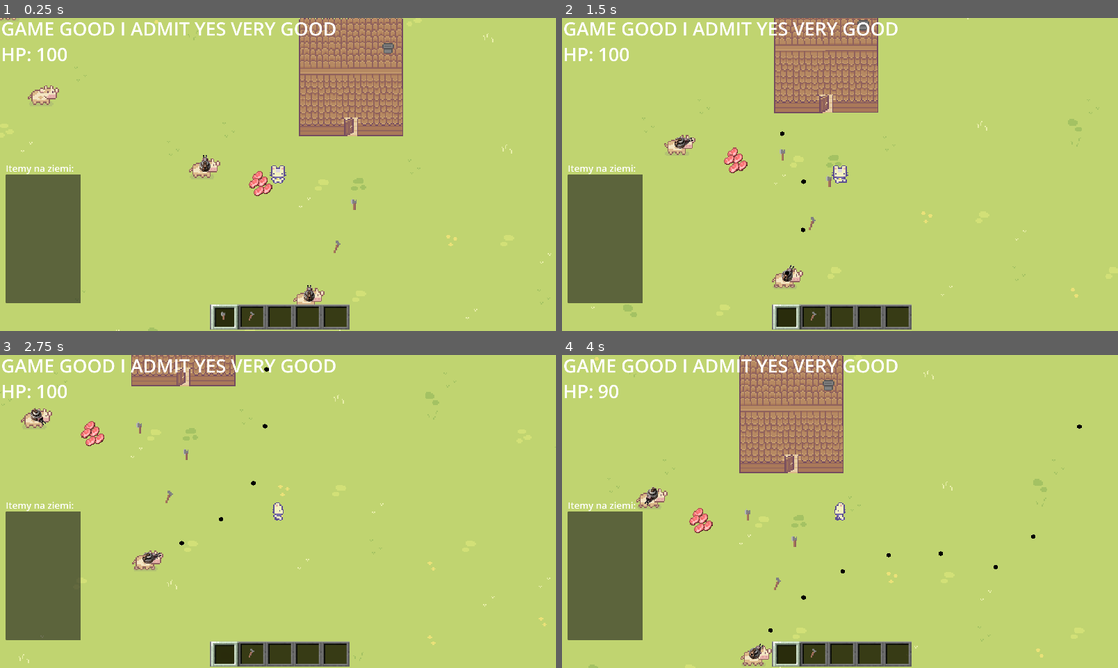
Above: before the commit, frames 1-4 (two rows, left to right).
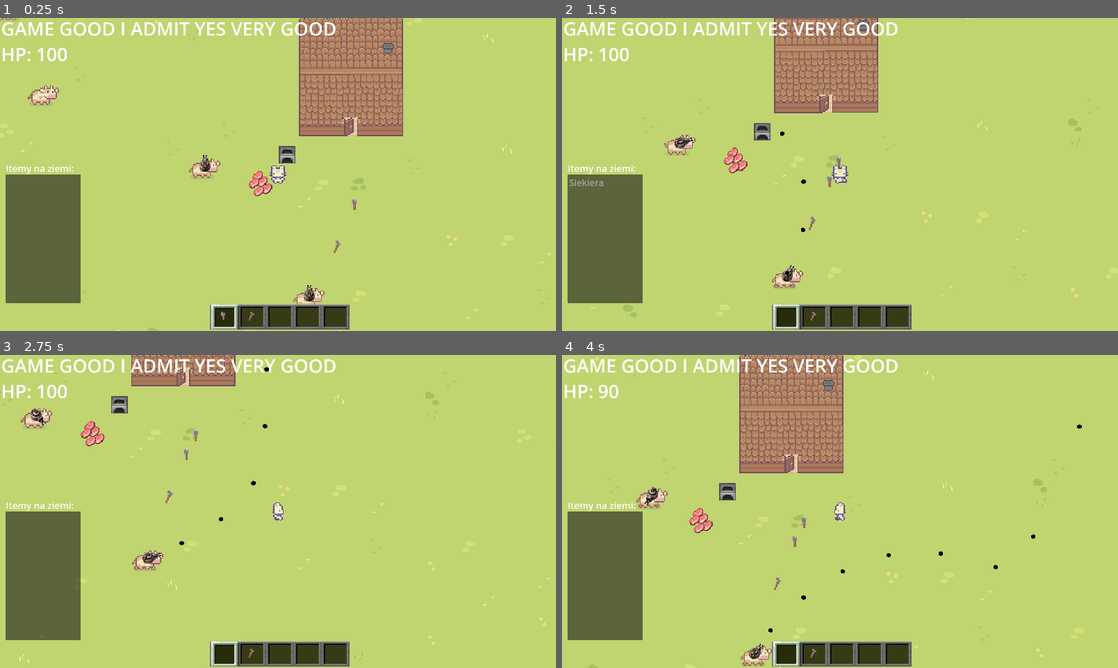
Above: after the commit, the same moments.

Repository: maciulex/First-game-in-godot
Game: Godot game, scene res://gameLevels/mainLevel/game_level.tscn
Same seed, same stepped clock (60 frames per second), same inputs: the game is played once before the commit and once after it.
Inputs:
- Up to frame 1 (0.25 s): no input
- Up to frame 2 (1.5 s): tap Enter at 0.5 s; hold D (right) 0.53-1.28 s; hold E (e) 0.53-1.28 s; tap Q (q) at 0.8, 1.35 s; hold S (down) from 1.28 s (still down)
- Up to frame 3 (2.75 s): tap E (e) at 1.55 s; release S (down) at 2.03 s; hold D (right) from 2.03 s (still down); hold E (e) from 2.03 s (still down); tap Q (q) at 2.3 s
- Up to frame 4 (4 s): release D (right) at 2.78 s; release E (e) at 2.78 s; hold W (up) 2.78-3.53 s; tap Q (q) at 2.85, 3.8 s; tap E (e) at 3.05 s; hold A (left) from 3.53 s (still down); hold Space (space) from 3.53 s (still down)

The runs differ from the first frame. In frame 1, 0.2% of the frame differs, in the area x 50-54%, y 40-47%; in frame 2, 0.3%, in the area x 1-51%, y 33-54%; in frame 3, 0.2%; in frame 4, 0.2%.

Commit message:
furnace begining, inventory next objective

Diff:
--- a/character/player.gd
+++ b/character/player.gd
@@ -61,8 +61,9 @@
 	var useAction = Input.get_action_strength("space");
 	var itemDrop = Input.get_action_strength("q");
 	var action = Input.get_action_strength("e");
-
-	if (itemDrop > 0):
+	if (action > 0):
+		actionGroup();
+	elif (itemDrop > 0):
 		dropItem();
 	if (useAction && !playerData.toolCoolDown):
 		useFromToolBar();
@@ -72,6 +73,15 @@
 	velocity = input_direction * movement_speed;
 	update_animation("movement",input_direction)
 	move_and_slide();
+
+func actionGroup():
+	var object = getColliderFromVector(playerData.lookingDirection);
+	if (object == null):
+		return;
+	if "PrimaryName" in object:
+		match object.PrimaryName:
+			"Furnace":
+				print("fururu")
 
 
 func animationForWalkOrIdle(move_input : Vector2):
@@ -143,7 +153,7 @@
 func useFromToolBar():
 	if playerData.toolbarItems[playerData.equipedTool] == null:
 		return;
-	match playerData.toolbarItems[playerData.equipedTool].get("Item_type"):
+	match playerData.toolbarItems[playerData.equipedTool].Item_type:
 		playerData.globals.itemType.tool:
 			useTool();
 		playerData.globals.itemType.item:
@@ -152,7 +162,7 @@
 func useItem():
 	$Timer.start(itemCoolDownTime);
 	playerData.toolCoolDown = true;
-	match playerData.toolbarItems[playerData.equipedTool].get("Item_id"):
+	match playerData.toolbarItems[playerData.equipedTool].Item_id:
 		playerData.globals.items.Porkchop:
 			pass;
 	pass;
@@ -160,7 +170,7 @@
 func useTool():
 	$Timer.start(toolCoolDownTime);
 	playerData.toolCoolDown = true;
-	match playerData.toolbarItems[playerData.equipedTool].get("Item_id"):
+	match playerData.toolbarItems[playerData.equipedTool].Item_id:
 		playerData.globals.items.Axe:
 			blockPlayerMovement();
 			update_animation("toolUse", Vector2.ZERO);
--- a/gameLevels/mainLevel/game_level.tscn
+++ b/gameLevels/mainLevel/game_level.tscn
@@ -14,6 +14,7 @@
 [ext_resource type="PackedScene" uid="uid://bxfa1ad3u6xv7" path="res://utils/porkchop/porkchop.tscn" id="12_bplcg"]
 [ext_resource type="PackedScene" uid="uid://6t4yqhuac60b" path="res://utils/tools/axe/axe.tscn" id="13_bct88"]
 [ext_resource type="PackedScene" uid="uid://b3hlfdicn6pmq" path="res://utils/tools/hoe/hoe.tscn" id="14_tnovc"]
+[ext_resource type="PackedScene" uid="uid://v163y6wi8556" path="res://utils/furniture/furnace/furnace.tscn" id="15_2yh8w"]
 
 [sub_resource type="TileSetAtlasSource" id="TileSetAtlasSource_7y6o0"]
 texture = ExtResource("3_pdlpj")
@@ -809,3 +810,6 @@
 [node name="cowArmed2" parent="Enemys" instance=ExtResource("11_tnb3c")]
 z_index = 0
 position = Vector2(444, 405)
+
+[node name="furnace" parent="." instance=ExtResource("15_2yh8w")]
+position = Vector2(426, 286)
--- /dev/null
+++ b/utils/furniture/furnace/furnace.gd
@@ -0,0 +1,3 @@
+extends StaticBody2D
+
+@export var PrimaryName = "Furnace"
--- /dev/null
+++ b/utils/furniture/furnace/furnace.tscn
@@ -0,0 +1,18 @@
+[gd_scene load_steps=4 format=3 uid="uid://v163y6wi8556"]
+
+[ext_resource type="Script" path="res://utils/furniture/furnace/furnace.gd" id="1_kfr0l"]
+[ext_resource type="Texture2D" uid="uid://cjqxu3ayyvu8v" path="res://art/Sprout Lands - Sprites - Basic pack/other/furnace/furnace.png" id="1_mnr8u"]
+
+[sub_resource type="RectangleShape2D" id="RectangleShape2D_732hs"]
+size = Vector2(14, 16)
+
+[node name="furnace" type="StaticBody2D"]
+script = ExtResource("1_kfr0l")
+
+[node name="Sprite2D" type="Sprite2D" parent="."]
+scale = Vector2(0.0288007, 0.030377)
+texture = ExtResource("1_mnr8u")
+
+[node name="CollisionShape2D" type="CollisionShape2D" parent="."]
+scale = Vector2(1, 1)
+shape = SubResource("RectangleShape2D_732hs")
Binary file added: art/Sprout Lands - Sprites - Basic pack/other/furnace/furnace.png
Not shown, added: art/Sprout Lands - Sprites - Basic pack/other/furnace/furnace.png.import
Not shown: 1 places in gameLevels/mainLevel/game_level.tscn that only renumber resources
